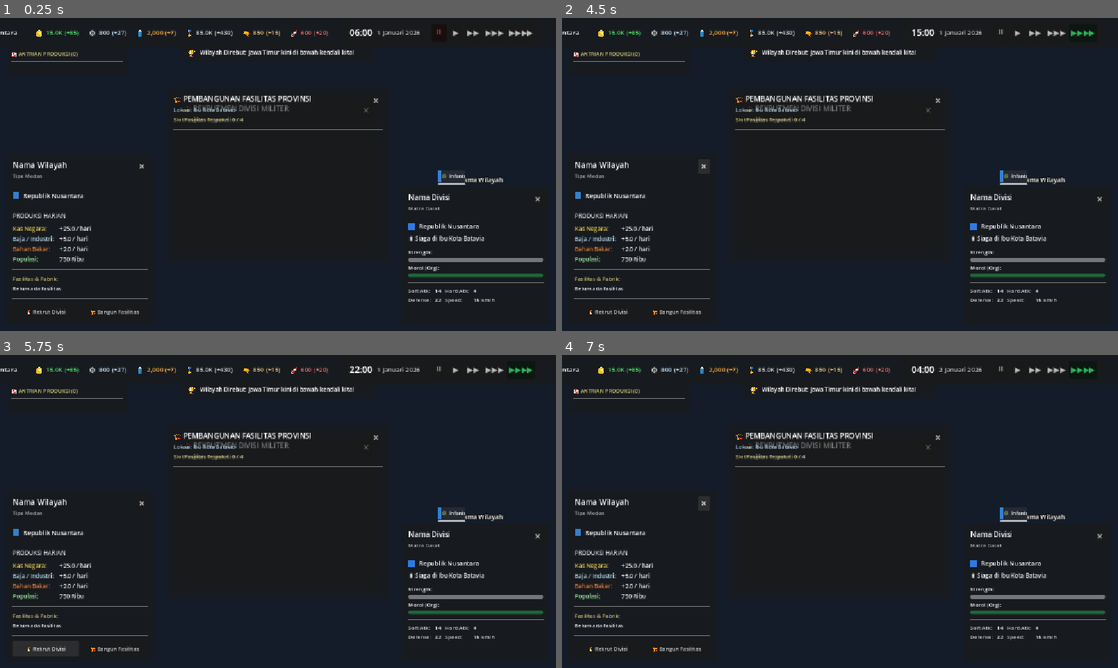
Above: before the commit, frames 1-4 (two rows, left to right).
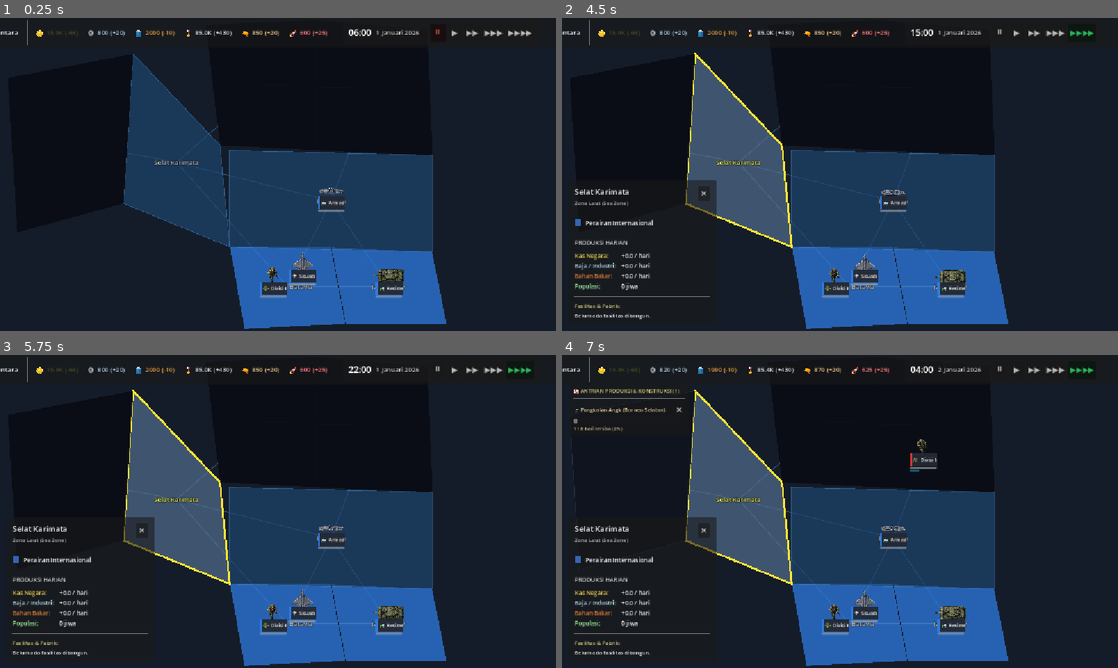
Above: after the commit, the same moments.

Repository: imismaindra/true-nation
Game: Godot game, scene res://src/main.tscn
Same seed, same stepped clock (60 frames per second), same inputs: the game is played once before the commit and once after it.
Inputs (mouse positions are in pixels of both pictures, inside the frame that each line leads up to):
- Up to frame 1 (0.25 s): no input
- Up to frame 2 (4.5 s): click "⏸" at 0.5 s; click "▶" at 1.25 s; click "▶▶" at 2 s; click "▶▶▶" at 2.75 s; click "▶▶▶▶" at 3.5 s; click (706, 165) at 4.25 s, where only the run before the commit has a clickable "✕"
- Up to frame 3 (5.75 s): click (44, 649) at 5 s, where only the run before the commit has a clickable "🎖️ Rekrut Divisi"
- Up to frame 4 (7 s): click (678, 649) at 5.75 s, where only the run before the commit has a clickable "🏗️ Bangun Fasilitas"; click "✕" at 6.5 s

The runs differ from the first frame. In frame 1, 31% of the frame differs, in the area x 0-98%, y 0-100%; in frame 2, 32%; in frame 3, 32%; in frame 4, 33%.
Error before the commit: Parse Error: Could not parse global class "Province" from "res://src/map/province.gd". (res://src/save/save_manager.gd:208)

Commit message:
fix(v0.2.1): resolve GDScript 4 duplicate declarations and missing helper methods

Diff:
--- a/src/ai/ai_manager.gd
+++ b/src/ai/ai_manager.gd
@@ -97,14 +97,17 @@
 	if building_manager == null or rival_provinces.is_empty():
 		return
 
+	var order: Object = null
+	var msg: String = ""
+
 	# 1. Cek Stok Amunisi AI: Jika stok amunisi < 100 dan kapasitas pabrik belum cukup
 	if rival_country.munitions < 100.0 and munitions_plant_data != null:
 		for prov in rival_provinces:
 			if not prov.is_sea_zone() and prov.can_construct_building(munitions_plant_data).can:
 				if building_manager.can_construct(rival_country, munitions_plant_data, prov).can:
-					var order = building_manager.start_construction(rival_country, munitions_plant_data, prov)
+					order = building_manager.start_construction(rival_country, munitions_plant_data, prov)
 					if order != null:
-						var msg = "Membangun Pabrik Amunisi di %s (Stok Amunisi: %.0f)" % [prov.province_name, rival_country.munitions]
+						msg = "Membangun Pabrik Amunisi di %s (Stok Amunisi: %.0f)" % [prov.province_name, rival_country.munitions]
 						print("🤖 [AI RIVAL KONSTRUKSI]: %s" % msg)
 						ai_decision_executed.emit("CONSTRUCT", msg)
 						return
@@ -120,9 +123,9 @@
 					is_border = true
 					break
 			if is_border and building_manager.can_construct(rival_country, fortification_data, prov).can:
-				var order = building_manager.start_construction(rival_country, fortification_data, prov)
+				order = building_manager.start_construction(rival_country, fortification_data, prov)
 				if order != null:
-					var msg = "Mendirikan Benteng Perbatasan di %s (+35%% Defense)" % prov.province_name
+					msg = "Mendirikan Benteng Perbatasan di %s (+35%% Defense)" % prov.province_name
 					print("🤖 [AI RIVAL KONSTRUKSI]: %s" % msg)
 					ai_decision_executed.emit("CONSTRUCT", msg)
 					return
@@ -137,9 +140,9 @@
 		if not has_airbase:
 			for prov in rival_provinces:
 				if not prov.is_sea_zone() and building_manager.can_construct(rival_country, airbase_data, prov).can:
-					var order = building_manager.start_construction(rival_country, airbase_data, prov)
+					order = building_manager.start_construction(rival_country, airbase_data, prov)
 					if order != null:
-						var msg = "Membangun Pangkalan Udara di %s" % prov.province_name
+						msg = "Membangun Pangkalan Udara di %s" % prov.province_name
 						print("🤖 [AI RIVAL KONSTRUKSI]: %s" % msg)
 						ai_decision_executed.emit("CONSTRUCT", msg)
 						return
@@ -154,9 +157,9 @@
 		if not has_dockyard:
 			for prov in rival_provinces:
 				if prov.terrain == Province.TerrainType.COASTAL and building_manager.can_construct(rival_country, naval_dockyard_data, prov).can:
-					var order = building_manager.start_construction(rival_country, naval_dockyard_data, prov)
+					order = building_manager.start_construction(rival_country, naval_dockyard_data, prov)
 					if order != null:
-						var msg = "Membangun Galangan Kapal Perang di %s" % prov.province_name
+						msg = "Membangun Galangan Kapal Perang di %s" % prov.province_name
 						print("🤖 [AI RIVAL KONSTRUKSI]: %s" % msg)
 						ai_decision_executed.emit("CONSTRUCT", msg)
 						return
@@ -227,6 +230,9 @@
 	if player_country == null:
 		return false
 
+	var ok: bool = false
+	var msg: String = ""
+
 	for unit in idle_units:
 		if unit.current_province == null:
 			continue
@@ -235,9 +241,9 @@
 		for neighbor in unit.current_province.connected_provinces:
 			if neighbor.owner_country == player_country and not neighbor.is_sea_zone():
 				# Serang langsung provinsi perbatasan pemain!
-				var ok = unit.order_move_to(neighbor)
+				ok = unit.order_move_to(neighbor)
 				if ok:
-					var msg = "%s melancarkan serangan invasi ke %s!" % [
+					msg = "%s melancarkan serangan invasi ke %s!" % [
 						unit.unit_data.unit_name if unit.unit_data else "Divisi",
 						neighbor.province_name
 					]
@@ -248,9 +254,9 @@
 				# Evaluasi lompatan laut ke teritori pemain
 				for sea_neighbor in neighbor.connected_provinces:
 					if sea_neighbor.owner_country == player_country and not sea_neighbor.is_sea_zone():
-						var ok = unit.order_move_to(neighbor)
+						ok = unit.order_move_to(neighbor)
 						if ok:
-							var msg = "%s bergerak melintasi %s menuju %s!" % [
+							msg = "%s bergerak melintasi %s menuju %s!" % [
 								unit.unit_data.unit_name if unit.unit_data else "Divisi",
 								neighbor.province_name,
 								sea_neighbor.province_name
--- a/src/map/province.gd
+++ b/src/map/province.gd
@@ -92,9 +92,6 @@
 		if b != null:
 			total += b.defense_bonus_percent
 	return total
-
-func has_building(b_type: BuildingData.BuildingType) -> bool:
-	return get_building_count(b_type) > 0
 
 func has_fortification() -> bool:
 	return get_building_count(BuildingData.BuildingType.FORTIFICATION) > 0
--- a/src/military/combat_system.gd
+++ b/src/military/combat_system.gd
@@ -113,12 +113,12 @@
 
 	var def_supply_outage = false
 	if def_country != null:
-		var total_ammo_needed: float = 0.0
+		var def_ammo_needed: float = 0.0
 		for def in battle.defenders:
-			total_ammo_needed += _get_unit_ammo_consumption(def)
-
-		if def_country.munitions >= total_ammo_needed:
-			def_country.munitions -= total_ammo_needed
+			def_ammo_needed += _get_unit_ammo_consumption(def)
+
+		if def_country.munitions >= def_ammo_needed:
+			def_country.munitions -= def_ammo_needed
 		else:
 			def_country.munitions = 0.0
 			def_supply_outage = true
--- a/src/military/unit.gd
+++ b/src/military/unit.gd
@@ -143,15 +143,16 @@
 			if move_vec.length_squared() > 1.0:
 				var move_dir = move_vec.normalized()
 				if unit_data != null:
+					var target_rot: float = 0.0
 					match unit_data.domain:
 						UnitData.Domain.AIR:
 							# Matra Udara: Rotasi haluan mengikuti vektor gerak lerp_angle
-							var target_rot = move_dir.angle() + (PI / 2.0)
+							target_rot = move_dir.angle() + (PI / 2.0)
 							unit_sprite.rotation = lerp_angle(unit_sprite.rotation, target_rot, delta * 12.0)
 							unit_sprite.flip_h = false
 						UnitData.Domain.SEA:
 							# Matra Laut: Rotasi badan kapal searah garis pelayaran
-							var target_rot = move_dir.angle() - PI
+							target_rot = move_dir.angle() - PI
 							unit_sprite.rotation = lerp_angle(unit_sprite.rotation, target_rot, delta * 8.0)
 							unit_sprite.flip_h = false
 						UnitData.Domain.LAND:
@@ -278,7 +279,6 @@
 				var old_owner = current_province.owner_country
 				current_province.owner_country = owner_country
 				current_province.update_visuals()
-				var event_bus = get_node_or_null("/root/EventBus")
 				if event_bus != null:
 					event_bus.province_owner_changed.emit(current_province, old_owner, owner_country)
 
--- a/src/save/save_manager.gd
+++ b/src/save/save_manager.gd
@@ -130,15 +130,16 @@
 	return true
 
 func load_game(custom_path: String = SAVE_FILE_PATH) -> bool:
+	var err_msg: String = ""
 	if not FileAccess.file_exists(custom_path):
-		var err_msg = "File penyimpanan tidak ditemukan (%s)." % custom_path
+		err_msg = "File penyimpanan tidak ditemukan (%s)." % custom_path
 		print("⚠️ [SaveManager]: %s" % err_msg)
 		game_loaded.emit(false, err_msg)
 		return false
 
 	var file = FileAccess.open(custom_path, FileAccess.READ)
 	if file == null:
-		var err_msg = "Gagal membaca berkas simpanan."
+		err_msg = "Gagal membaca berkas simpanan."
 		print("❌ [SaveManager]: %s" % err_msg)
 		game_loaded.emit(false, err_msg)
 		return false
@@ -148,7 +149,7 @@
 
 	var parsed = JSON.parse_string(content)
 	if parsed == null or typeof(parsed) != TYPE_DICTIONARY:
-		var err_msg = "Format file savegame korup atau tidak valid."
+		err_msg = "Format file savegame korup atau tidak valid."
 		print("❌ [SaveManager]: %s" % err_msg)
 		game_loaded.emit(false, err_msg)
 		return false
@@ -162,7 +163,7 @@
 	var banner = root.find_child("NotificationBanner", true, false)
 
 	if main_node == null or time_mgr == null or map_mgr == null:
-		var err_msg = "Gagal memuat: Node peta atau sistem game belum siap."
+		err_msg = "Gagal memuat: Node peta atau sistem game belum siap."
 		print("❌ [SaveManager]: %s" % err_msg)
 		game_loaded.emit(false, err_msg)
 		return false
@@ -203,14 +204,14 @@
 
 	if "provinces" in parsed:
 		for p_data in parsed.provinces:
-			var p_id = p_data.get("id", "")
-			if prov_lookup.has(p_id):
-				var prov: Province = prov_lookup[p_id]
+			var prov_id = p_data.get("id", "")
+			if prov_lookup.has(prov_id):
+				var prov: Province = prov_lookup[prov_id]
 				# Set pemilik
-				var owner_key = p_data.get("owner", "")
-				if owner_key == "player":
+				var prov_owner_key = p_data.get("owner", "")
+				if prov_owner_key == "player":
 					prov.owner_country = player_country
-				elif owner_key == "rival":
+				elif prov_owner_key == "rival":
 					prov.owner_country = rival_country
 				else:
 					prov.owner_country = null
@@ -242,10 +243,10 @@
 			var res_path = u_data.get("unit_data_path", "")
 			if res_path != "" and ResourceLoader.exists(res_path):
 				var u_res = load(res_path) as UnitData
-				var owner_key = u_data.get("owner", "player")
-				var unit_owner = player_country if owner_key == "player" else rival_country
-				var p_id = u_data.get("current_province_id", "")
-				var current_p = prov_lookup.get(p_id, null)
+				var unit_owner_key = u_data.get("owner", "player")
+				var unit_owner = player_country if unit_owner_key == "player" else rival_country
+				var unit_p_id = u_data.get("current_province_id", "")
+				var current_p = prov_lookup.get(unit_p_id, null)
 
 				if u_res != null and unit_owner != null and current_p != null:
 					var new_unit = mil_mgr.spawn_unit(u_res, unit_owner, current_p)
--- a/src/ui/top_bar.gd
+++ b/src/ui/top_bar.gd
@@ -183,3 +183,10 @@
 	elif val >= 1000:
 		return "%.1fK" % (float(val) / 1000.0)
 	return str(val)
+
+func _format_number(n: int) -> String:
+	if n >= 1000000:
+		return "%.1f Juta" % (float(n) / 1000000.0)
+	elif n >= 1000:
+		return "%d Ribu" % int(float(n) / 1000.0)
+	return str(n)
Not shown, added: src/audio/audio_manager.gd.uid
Not shown, added: src/save/save_manager.gd.uid
